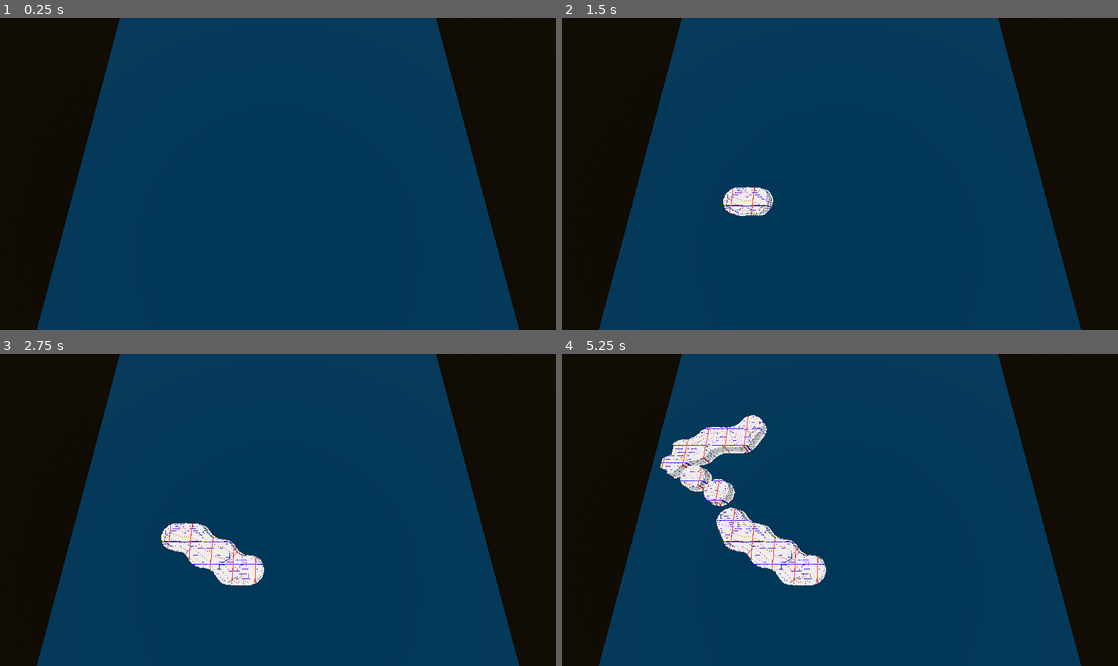
Above: before the commit, frames 1-4 (two rows, left to right).
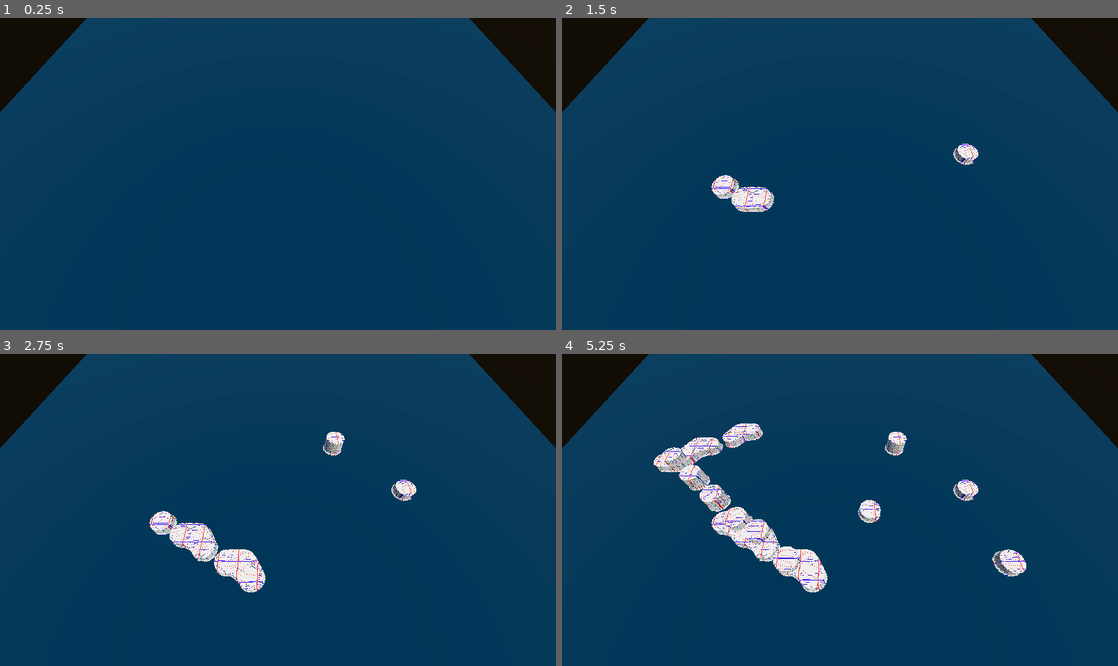
Above: after the commit, the same moments.

Repository: Pro1d/Reckless-Wings
Game: Godot game, scene res://scenes/world/TileMap3D.tscn
The game is run twice, just before and just after one commit, with the same random seed, the same clock (stepped at 60 frames per second) and the same inputs. This scene is started directly instead of the project's main scene.
Inputs (mouse positions are in pixels of both pictures, inside the frame that each line leads up to):
- Up to frame 1 (0.25 s): no input
- Up to frame 2 (1.5 s): tap Enter at 0.5 s; move the mouse to (962, 158) at 0.52 s; tap Right (aileron+) at 0.6 s; click (962, 158) at 0.67 s; tap Backspace (restart) at 1.25 s; drag from (728, 189) to (812, 236) at 1.27 s
- Up to frame 3 (2.75 s): tap Backspace (restart) at 2 s; move the mouse to (333, 441) at 2.02 s; tap 2 (camera_center) at 2.1 s; click (333, 441) at 2.17 s
- Up to frame 4 (5.25 s): tap Backspace (restart) at 2.75, 3.5, 4.25 s; drag from (812, 572) to (673, 463) at 2.77 s; move the mouse to (1006, 556) at 3.52 s; hold Escape (back) 3.53-4.25 s; tap 1 (camera_up) at 3.6 s; click (1006, 556) at 3.67 s; drag from (673, 463) to (756, 432) at 4.27 s; move the mouse to (867, 510) at 5.02 s; hold Escape (back) from 5.03 s (still down); tap Down (elevator-) at 5.1 s; click (867, 510) at 5.17 s

The runs differ from the first frame. In frame 1, 23% of the frame differs, in the area x 0-100%, y 0-100%; in frame 2, 24%; in frame 3, 25%; in frame 4, 28%.

Commit message:
mulitple height layer tile map

Diff:
--- a/map_tiles/hexa_tiles/000000.tscn
+++ b/map_tiles/hexa_tiles/000000.tscn
@@ -1,10 +1,12 @@
-[gd_scene load_steps=4 format=3 uid="uid://b6fdge4kpeuah"]
+[gd_scene load_steps=5 format=3 uid="uid://b6fdge4kpeuah"]
 
+[ext_resource type="Script" path="res://map_tiles/hexa_tiles/hexa_tile.gd" id="1_6d1ds"]
 [ext_resource type="ArrayMesh" uid="uid://cbsq0hmw23s78" path="res://map_tiles/hexa_parts/top_006.res" id="1_x7wuh"]
 [ext_resource type="ArrayMesh" uid="uid://bxu44onw255vc" path="res://map_tiles/hexa_parts/ground_006.res" id="2_dc8xt"]
 [ext_resource type="ArrayMesh" uid="uid://j8xqe80bvlgi" path="res://map_tiles/hexa_parts/cliff_006.res" id="3_2wurd"]
 
 [node name="000000" type="Node3D"]
+script = ExtResource("1_6d1ds")
 
 [node name="MeshTop" type="MeshInstance3D" parent="."]
 mesh = ExtResource("1_x7wuh")
--- a/map_tiles/hexa_tiles/000001.tscn
+++ b/map_tiles/hexa_tiles/000001.tscn
@@ -1,10 +1,12 @@
-[gd_scene load_steps=4 format=3 uid="uid://bwvuuekdxfdgq"]
+[gd_scene load_steps=5 format=3 uid="uid://bwvuuekdxfdgq"]
 
+[ext_resource type="Script" path="res://map_tiles/hexa_tiles/hexa_tile.gd" id="1_cho6j"]
 [ext_resource type="ArrayMesh" uid="uid://drtidiyyrtjsv" path="res://map_tiles/hexa_parts/top_005.res" id="1_etc83"]
 [ext_resource type="ArrayMesh" uid="uid://c7vyqljjan6rm" path="res://map_tiles/hexa_parts/ground_005.res" id="2_w6bo7"]
 [ext_resource type="ArrayMesh" uid="uid://blxr1b7k34tu2" path="res://map_tiles/hexa_parts/cliff_005.res" id="3_dql5r"]
 
 [node name="000001" type="Node3D"]
+script = ExtResource("1_cho6j")
 
 [node name="Top005" type="MeshInstance3D" parent="."]
 transform = Transform3D(0.5, 0, 0.866025, 0, 1, 0, -0.866025, 0, 0.5, 0, 0, 0)
--- a/map_tiles/hexa_tiles/001001.tscn
+++ b/map_tiles/hexa_tiles/001001.tscn
@@ -1,10 +1,12 @@
-[gd_scene load_steps=4 format=3 uid="uid://7ejemly2yphu"]
+[gd_scene load_steps=5 format=3 uid="uid://7ejemly2yphu"]
 
+[ext_resource type="Script" path="res://map_tiles/hexa_tiles/hexa_tile.gd" id="1_rgtvl"]
 [ext_resource type="ArrayMesh" uid="uid://cdteo4utga1vl" path="res://map_tiles/hexa_parts/top_002.res" id="1_xtbuf"]
 [ext_resource type="ArrayMesh" uid="uid://dnt1regtgjmh5" path="res://map_tiles/hexa_parts/ground_002.res" id="2_jyec3"]
 [ext_resource type="ArrayMesh" uid="uid://cuw2qi2l712no" path="res://map_tiles/hexa_parts/cliff_002.res" id="3_r5l00"]
 
 [node name="001001" type="Node3D"]
+script = ExtResource("1_rgtvl")
 
 [node name="Top002" type="MeshInstance3D" parent="."]
 transform = Transform3D(0.5, 0, 0.866025, 0, 1, 0, -0.866025, 0, 0.5, 0, 0, 0)
--- a/map_tiles/hexa_tiles/010001.tscn
+++ b/map_tiles/hexa_tiles/010001.tscn
@@ -1,6 +1,7 @@
-[gd_scene load_steps=7 format=3 uid="uid://1446ivu6opq4"]
+[gd_scene load_steps=8 format=3 uid="uid://1446ivu6opq4"]
 
 [ext_resource type="ArrayMesh" uid="uid://ty2dtybacgl6" path="res://map_tiles/hexa_parts/cliff_001.res" id="1_v2er0"]
+[ext_resource type="Script" path="res://map_tiles/hexa_tiles/hexa_tile.gd" id="1_x511l"]
 [ext_resource type="ArrayMesh" uid="uid://cs4de4hkhg23y" path="res://map_tiles/hexa_parts/ground_001.res" id="2_06fgt"]
 [ext_resource type="ArrayMesh" uid="uid://c0ff3m0tx2ydv" path="res://map_tiles/hexa_parts/top_001.res" id="3_4jfwg"]
 [ext_resource type="ArrayMesh" uid="uid://c4t7edb2gkpa0" path="res://map_tiles/hexa_parts/cliff_003.res" id="4_18wgo"]
@@ -8,6 +9,7 @@
 [ext_resource type="ArrayMesh" uid="uid://wdme4svtsbri" path="res://map_tiles/hexa_parts/top_003.res" id="6_jr5u0"]
 
 [node name="010001" type="Node3D"]
+script = ExtResource("1_x511l")
 
 [node name="Cliff001" type="MeshInstance3D" parent="."]
 transform = Transform3D(0.5, 0, -0.866026, 0, 1, 0, 0.866026, 0, 0.5, 0, 0, 0)
--- a/map_tiles/hexa_tiles/010101.tscn
+++ b/map_tiles/hexa_tiles/010101.tscn
@@ -1,10 +1,12 @@
-[gd_scene load_steps=4 format=3 uid="uid://x2psjnrt1uww"]
+[gd_scene load_steps=5 format=3 uid="uid://x2psjnrt1uww"]
 
+[ext_resource type="Script" path="res://map_tiles/hexa_tiles/hexa_tile.gd" id="1_ehggk"]
 [ext_resource type="ArrayMesh" uid="uid://ty2dtybacgl6" path="res://map_tiles/hexa_parts/cliff_001.res" id="1_hc4sx"]
 [ext_resource type="ArrayMesh" uid="uid://cs4de4hkhg23y" path="res://map_tiles/hexa_parts/ground_001.res" id="2_1o4to"]
 [ext_resource type="ArrayMesh" uid="uid://c0ff3m0tx2ydv" path="res://map_tiles/hexa_parts/top_001.res" id="3_rsxhh"]
 
 [node name="010101" type="Node3D"]
+script = ExtResource("1_ehggk")
 
 [node name="Cliff001" type="MeshInstance3D" parent="."]
 transform = Transform3D(0.5, 0, -0.866026, 0, 1, 0, 0.866025, 0, 0.5, 0, 0, 0)
--- a/map_tiles/hexa_tiles/100001.tscn
+++ b/map_tiles/hexa_tiles/100001.tscn
@@ -1,10 +1,12 @@
-[gd_scene load_steps=4 format=3 uid="uid://w8tpga281sr7"]
+[gd_scene load_steps=5 format=3 uid="uid://w8tpga281sr7"]
 
 [ext_resource type="ArrayMesh" uid="uid://jxsfecdi2qqu" path="res://map_tiles/hexa_parts/cliff_004.res" id="1_0wy6k"]
+[ext_resource type="Script" path="res://map_tiles/hexa_tiles/hexa_tile.gd" id="1_8o1nm"]
 [ext_resource type="ArrayMesh" uid="uid://ca48vxlmgfwbp" path="res://map_tiles/hexa_parts/ground_004.res" id="2_c62ce"]
 [ext_resource type="ArrayMesh" uid="uid://dmt0jp5wrbiec" path="res://map_tiles/hexa_parts/top_004.res" id="3_imy4s"]
 
 [node name="100001" type="Node3D"]
+script = ExtResource("1_8o1nm")
 
 [node name="Cliff004" type="MeshInstance3D" parent="."]
 transform = Transform3D(0.500428, 0, 0.865778, 0, 1, 0, -0.865778, 0, 0.500428, 0, 0, 0)
--- a/map_tiles/hexa_tiles/100101.tscn
+++ b/map_tiles/hexa_tiles/100101.tscn
@@ -1,5 +1,6 @@
-[gd_scene load_steps=7 format=3 uid="uid://sw31w6jlefuj"]
+[gd_scene load_steps=8 format=3 uid="uid://sw31w6jlefuj"]
 
+[ext_resource type="Script" path="res://map_tiles/hexa_tiles/hexa_tile.gd" id="1_2afvx"]
 [ext_resource type="ArrayMesh" uid="uid://ty2dtybacgl6" path="res://map_tiles/hexa_parts/cliff_001.res" id="1_wiano"]
 [ext_resource type="ArrayMesh" uid="uid://cs4de4hkhg23y" path="res://map_tiles/hexa_parts/ground_001.res" id="2_ittln"]
 [ext_resource type="ArrayMesh" uid="uid://c0ff3m0tx2ydv" path="res://map_tiles/hexa_parts/top_001.res" id="3_rkuef"]
@@ -8,6 +9,7 @@
 [ext_resource type="ArrayMesh" uid="uid://cdteo4utga1vl" path="res://map_tiles/hexa_parts/top_002.res" id="6_wl7f2"]
 
 [node name="100101" type="Node3D"]
+script = ExtResource("1_2afvx")
 
 [node name="Cliff001" type="MeshInstance3D" parent="."]
 transform = Transform3D(0.5, 0, 0.866025, 0, 1, 0, -0.866026, 0, 0.5, 0, 0, 0)
--- a/map_tiles/hexa_tiles/101001.tscn
+++ b/map_tiles/hexa_tiles/101001.tscn
@@ -1,6 +1,7 @@
-[gd_scene load_steps=7 format=3 uid="uid://tu11b1tx2bf8"]
+[gd_scene load_steps=8 format=3 uid="uid://tu11b1tx2bf8"]
 
 [ext_resource type="ArrayMesh" uid="uid://ty2dtybacgl6" path="res://map_tiles/hexa_parts/cliff_001.res" id="1_5p7ek"]
+[ext_resource type="Script" path="res://map_tiles/hexa_tiles/hexa_tile.gd" id="1_j1t8p"]
 [ext_resource type="ArrayMesh" uid="uid://cs4de4hkhg23y" path="res://map_tiles/hexa_parts/ground_001.res" id="2_yf8tg"]
 [ext_resource type="ArrayMesh" uid="uid://c0ff3m0tx2ydv" path="res://map_tiles/hexa_parts/top_001.res" id="3_jqa4a"]
 [ext_resource type="ArrayMesh" uid="uid://cuw2qi2l712no" path="res://map_tiles/hexa_parts/cliff_002.res" id="4_2uh1t"]
@@ -8,6 +9,7 @@
 [ext_resource type="ArrayMesh" uid="uid://cdteo4utga1vl" path="res://map_tiles/hexa_parts/top_002.res" id="6_321nu"]
 
 [node name="100101" type="Node3D"]
+script = ExtResource("1_j1t8p")
 
 [node name="Cliff001" type="MeshInstance3D" parent="."]
 transform = Transform3D(-0.5, 0, -0.866026, 0, 1, 0, 0.866026, 0, -0.5, 0, 0, 0)
--- a/map_tiles/hexa_tiles/101101.tscn
+++ b/map_tiles/hexa_tiles/101101.tscn
@@ -1,10 +1,12 @@
-[gd_scene load_steps=4 format=3 uid="uid://b67epgcrlk2pp"]
+[gd_scene load_steps=5 format=3 uid="uid://b67epgcrlk2pp"]
 
+[ext_resource type="Script" path="res://map_tiles/hexa_tiles/hexa_tile.gd" id="1_r7xda"]
 [ext_resource type="ArrayMesh" uid="uid://ty2dtybacgl6" path="res://map_tiles/hexa_parts/cliff_001.res" id="1_spb5d"]
 [ext_resource type="ArrayMesh" uid="uid://cs4de4hkhg23y" path="res://map_tiles/hexa_parts/ground_001.res" id="2_witbq"]
 [ext_resource type="ArrayMesh" uid="uid://c0ff3m0tx2ydv" path="res://map_tiles/hexa_parts/top_001.res" id="3_pidqw"]
 
 [node name="100101" type="Node3D"]
+script = ExtResource("1_r7xda")
 
 [node name="Cliff001" type="MeshInstance3D" parent="."]
 transform = Transform3D(-0.5, 0, -0.866026, 0, 1, 0, 0.866026, 0, -0.5, 0, 0, 0)
--- a/map_tiles/hexa_tiles/110001.tscn
+++ b/map_tiles/hexa_tiles/110001.tscn
@@ -1,10 +1,12 @@
-[gd_scene load_steps=4 format=3 uid="uid://4firfm0p6rga"]
+[gd_scene load_steps=5 format=3 uid="uid://4firfm0p6rga"]
 
+[ext_resource type="Script" path="res://map_tiles/hexa_tiles/hexa_tile.gd" id="1_gfynh"]
 [ext_resource type="ArrayMesh" uid="uid://c4t7edb2gkpa0" path="res://map_tiles/hexa_parts/cliff_003.res" id="4_81ec8"]
 [ext_resource type="ArrayMesh" uid="uid://dcbb2c0le82m" path="res://map_tiles/hexa_parts/ground_003.res" id="5_hin2d"]
 [ext_resource type="ArrayMesh" uid="uid://wdme4svtsbri" path="res://map_tiles/hexa_parts/top_003.res" id="6_vfm7s"]
 
 [node name="010001" type="Node3D"]
+script = ExtResource("1_gfynh")
 
 [node name="Cliff003" type="MeshInstance3D" parent="."]
 transform = Transform3D(0.5, 0, 0.866026, 0, 1, 0, -0.866026, 0, 0.5, 0, 0, 0)
--- a/map_tiles/hexa_tiles/110101.tscn
+++ b/map_tiles/hexa_tiles/110101.tscn
@@ -1,10 +1,12 @@
-[gd_scene load_steps=4 format=3 uid="uid://b6foxlr23omf3"]
+[gd_scene load_steps=5 format=3 uid="uid://b6foxlr23omf3"]
 
 [ext_resource type="ArrayMesh" uid="uid://ty2dtybacgl6" path="res://map_tiles/hexa_parts/cliff_001.res" id="1_34kbl"]
+[ext_resource type="Script" path="res://map_tiles/hexa_tiles/hexa_tile.gd" id="1_cwn8k"]
 [ext_resource type="ArrayMesh" uid="uid://cs4de4hkhg23y" path="res://map_tiles/hexa_parts/ground_001.res" id="2_anxq7"]
 [ext_resource type="ArrayMesh" uid="uid://c0ff3m0tx2ydv" path="res://map_tiles/hexa_parts/top_001.res" id="3_w2opi"]
 
 [node name="010101" type="Node3D"]
+script = ExtResource("1_cwn8k")
 
 [node name="Cliff002" type="MeshInstance3D" parent="."]
 transform = Transform3D(0.5, 0, 0.866025, 0, 1, 0, -0.866026, 0, 0.5, 0, 0, 0)
--- a/map_tiles/hexa_tiles/111001.tscn
+++ b/map_tiles/hexa_tiles/111001.tscn
@@ -1,10 +1,12 @@
-[gd_scene load_steps=4 format=3 uid="uid://j5g66idd6e3m"]
+[gd_scene load_steps=5 format=3 uid="uid://j5g66idd6e3m"]
 
+[ext_resource type="Script" path="res://map_tiles/hexa_tiles/hexa_tile.gd" id="1_bt4y2"]
 [ext_resource type="ArrayMesh" uid="uid://cdteo4utga1vl" path="res://map_tiles/hexa_parts/top_002.res" id="1_tudma"]
 [ext_resource type="ArrayMesh" uid="uid://dnt1regtgjmh5" path="res://map_tiles/hexa_parts/ground_002.res" id="2_rehot"]
 [ext_resource type="ArrayMesh" uid="uid://cuw2qi2l712no" path="res://map_tiles/hexa_parts/cliff_002.res" id="3_xm3jn"]
 
 [node name="001001" type="Node3D"]
+script = ExtResource("1_bt4y2")
 
 [node name="Top002" type="MeshInstance3D" parent="."]
 transform = Transform3D(0.5, 0, 0.866025, 0, 1, 0, -0.866025, 0, 0.5, 0, 0, 0)
--- a/map_tiles/hexa_tiles/111101.tscn
+++ b/map_tiles/hexa_tiles/111101.tscn
@@ -1,10 +1,12 @@
-[gd_scene load_steps=4 format=3 uid="uid://c4kwcw61ut06l"]
+[gd_scene load_steps=5 format=3 uid="uid://c4kwcw61ut06l"]
 
 [ext_resource type="ArrayMesh" uid="uid://ty2dtybacgl6" path="res://map_tiles/hexa_parts/cliff_001.res" id="1_fehfh"]
+[ext_resource type="Script" path="res://map_tiles/hexa_tiles/hexa_tile.gd" id="1_t0avc"]
 [ext_resource type="ArrayMesh" uid="uid://cs4de4hkhg23y" path="res://map_tiles/hexa_parts/ground_001.res" id="2_v20q4"]
 [ext_resource type="ArrayMesh" uid="uid://c0ff3m0tx2ydv" path="res://map_tiles/hexa_parts/top_001.res" id="3_1nsly"]
 
 [node name="010001" type="Node3D"]
+script = ExtResource("1_t0avc")
 
 [node name="Cliff001" type="MeshInstance3D" parent="."]
 transform = Transform3D(0.5, 0, 0.866026, 0, 1, 0, -0.866026, 0, 0.5, 0, 0, 0)
--- a/map_tiles/hexa_tiles/111111.tscn
+++ b/map_tiles/hexa_tiles/111111.tscn
@@ -1,3 +1,6 @@
-[gd_scene format=3 uid="uid://qpe1ac8ojefm"]
+[gd_scene load_steps=2 format=3 uid="uid://qpe1ac8ojefm"]
+
+[ext_resource type="Script" path="res://map_tiles/hexa_tiles/hexa_tile.gd" id="1_lj2vp"]
 
 [node name="111111" type="Node3D"]
+script = ExtResource("1_lj2vp")
--- a/map_tiles/hexa_tiles/full.tscn
+++ b/map_tiles/hexa_tiles/full.tscn
@@ -1,8 +1,10 @@
-[gd_scene load_steps=2 format=3 uid="uid://cdksdm8a5l8rj"]
+[gd_scene load_steps=3 format=3 uid="uid://cdksdm8a5l8rj"]
 
 [ext_resource type="ArrayMesh" uid="uid://bn77tf15rmpy0" path="res://map_tiles/hexa_parts/top_007.res" id="1_bhc1y"]
+[ext_resource type="Script" path="res://map_tiles/hexa_tiles/hexa_tile.gd" id="1_lrv8r"]
 
 [node name="111111" type="Node3D"]
+script = ExtResource("1_lrv8r")
 
 [node name="Top007" type="MeshInstance3D" parent="."]
 mesh = ExtResource("1_bhc1y")
--- /dev/null
+++ b/map_tiles/hexa_tiles/hexa_tile.gd
@@ -0,0 +1,25 @@
+class_name HexaTile
+extends Node3D
+
+var ground_enabled := true :
+	set(ge):
+		ground_enabled = ge
+		_update_ground()
+
+func _ready() -> void:
+	_update_ground()
+	for c: MeshInstance3D in get_children():
+		if c == null:
+			continue
+		c.set_surface_override_material(0, preload("res://resources/triplanar_grid.material"))
+
+func create_trimesh_collision() -> void:
+	for c: MeshInstance3D in get_children():
+		if c == null:
+			continue
+		c.create_trimesh_collision() # FIXME method is intended for debug only
+
+func _update_ground() -> void:
+	for c in get_children():
+		if c.name.begins_with("Ground") and c is Node3D:
+			(c as Node3D).visible = ground_enabled
--- a/scenes/world/TileMap3D.tscn
+++ b/scenes/world/TileMap3D.tscn
@@ -7,7 +7,7 @@
 script = ExtResource("2_hr51e")
 
 [sub_resource type="PlaneMesh" id="PlaneMesh_wni4g"]
-size = Vector2(40, 40)
+size = Vector2(80, 80)
 
 [sub_resource type="StandardMaterial3D" id="StandardMaterial3D_0g2rx"]
 albedo_color = Color(8.42288e-08, 0.190065, 0.275633, 1)
@@ -19,7 +19,7 @@
 tiles = SubResource("Resource_gwvqr")
 
 [node name="Camera3D" type="Camera3D" parent="."]
-transform = Transform3D(1, 0, 0, 0, 0.262189, 0.965016, 0, -0.965016, 0.262189, 0, 19.71, 10.07)
+transform = Transform3D(1, 0, 0, 0, 0.487859, 0.872922, 0, -0.872922, 0.487859, 0, 21.27, 17.46)
 current = true
 
 [node name="Tiles" type="Node3D" parent="."]
--- a/scripts/world/TileMap3D.gd
+++ b/scripts/world/TileMap3D.gd
@@ -1,5 +1,8 @@
 class_name TileMap3D
 extends Node3D
+
+
+const TILE_HEIGHT := 1.0
 
 class MeshTile:
 	var mesh_resource: Mesh
@@ -24,7 +27,7 @@
 	0b111111: preload("res://map_tiles/hexa_tiles/111111.tscn"),
 	-1: preload("res://map_tiles/hexa_tiles/full.tscn"),
 }
-var anim := 0.0
+var _edit_height := 1
 
 # Called when the node enters the scene tree for the first time.
 func _ready() -> void:
@@ -37,23 +40,35 @@
 		$Tiles.remove_child(c)
 		c.queue_free()
 	for chunk: TileMap3DData.Chunk in tiles.chunks.values():
-		for x in range(chunk.origin.x, chunk.origin.x + TileMap3DData.Chunk.SIZE.x):
-			for y in range(chunk.origin.y, chunk.origin.y + TileMap3DData.Chunk.SIZE.y):
-				var ett := tiles.extended_tile_type(Vector2i(x, y))
-				var res : PackedScene
-				res = meshes[ett.neighbors if ett.hole else -1]
-				var tile := res.instantiate() as Node3D
-				tile.rotation = PI / 3 * ett.rotation * Vector3.UP
-				tile.position = Vector3(
-					cos(PI / 6) * (2 * x + (y & 1)),
-					0,
-					y * (1 + cos(PI / 3))
-				)
-				for c: MeshInstance3D in tile.get_children():
-					if c == null:
-						continue
-					c.set_surface_override_material(0, preload("res://resources/triplanar_grid.material"))
-				$Tiles.add_child(tile)
+		for x in range(chunk.origin.x - 1, chunk.origin.x + TileMap3DData.Chunk.SIZE.x + 1):
+			for y in range(chunk.origin.y - 1, chunk.origin.y + TileMap3DData.Chunk.SIZE.y + 1):
+				for z in range(5):
+					var i := Vector3i(x, y, z)
+					var ck := tiles.get_chunk(i)
+					if not (ck == null or ck == chunk):
+						continue # skip border tile belonging to an other chunk
+					var ett := tiles.extended_tile_type(i)
+					if ett.is_empty():
+						continue # skip empty tile
+					var res : PackedScene
+					res = meshes[ett.neighbors if ett.hole else -1]
+					var tile := res.instantiate() as HexaTile
+					tile.ground_enabled = (z == 0)
+					tile.rotation = PI / 3 * ett.rotation * Vector3.UP
+					tile.position = Vector3(
+						cos(PI / 6) * (2 * x + (y & 1)),
+						z * TILE_HEIGHT,
+						y * (1 + cos(PI / 3))
+					)
+					$Tiles.add_child(tile)
+
+func _unhandled_input(event: InputEvent) -> void:
+	var ke := event as InputEventKey
+	if ke != null:
+		var key_name := ke.as_text_physical_keycode()
+		if key_name.is_valid_int():
+			_edit_height = key_name.to_int()
+			($SeaLevelPlane as Node3D).position.y = (_edit_height - 1) * TILE_HEIGHT
 
 func _on_plane_input_event(
 	_camera: Node3D,
@@ -63,12 +78,13 @@
 	_shape_idx: int
 ) -> void:
 	event_position = ($Tiles as Node3D).to_local(event_position)
-	var mm := event as InputEventMouseMotion
+	var mm := event as InputEventMouse
 	if mm != null:
 		var index := tiles.position_to_index(event_position)
-		if mm.button_mask == MOUSE_BUTTON_MASK_LEFT:
-			tiles.set_hole(index, false)
+		#var i3 := Vector3i(index.x, index.y, _edit_height)
+		var hole := mm.button_mask == MOUSE_BUTTON_MASK_RIGHT
+		var full := mm.button_mask == MOUSE_BUTTON_MASK_LEFT
+		if hole or full:
+			for z in range(5):
+				tiles.set_hole(Vector3i(index.x, index.y, z), hole or z >= _edit_height)
 			_rebuild()
-		if mm.button_mask == MOUSE_BUTTON_MASK_RIGHT:
-			tiles.set_hole(index, true)
-			_rebuild()
--- a/scripts/world/TileMap3DData.gd
+++ b/scripts/world/TileMap3DData.gd
@@ -6,10 +6,13 @@
 	var rotation: int
 	var neighbors: int
 
+	func is_empty() -> bool:
+		return neighbors == 0b111111
+
 class Chunk:
 	const SIZE := Vector2i(10, 10)
-	static func get_chunk_origin(i: Vector2i) -> Vector2i:
-		return (i - SIZE / 2).snapped(SIZE)
+	static func get_chunk_origin(i: Vector3i) -> Vector2i:
+		return (Vector2i(i.x, i.y) - SIZE / 2).snapped(SIZE)
 
 	var data := PackedInt32Array()
 	var origin := Vector2i.ZERO
@@ -19,21 +22,21 @@
 		data.resize(SIZE.x * SIZE.y)
 		data.fill(0)
 
-	func is_inside(i: Vector2i) -> bool:
-		var irel := i - origin
+	func is_inside(i: Vector3i) -> bool:
+		var irel := Vector2i(i.x, i.y) - origin
 		return (0 <= irel.x and irel.x < SIZE.x and
 				0 <= irel.y and irel.y < SIZE.y)
 
-	func data_at(i: Vector2i) -> bool:
-		var irel := i - origin
-		return (data[irel.x + irel.y * SIZE.x] & 1) != 0
+	func data_at(i: Vector3i) -> bool:
+		var irel := Vector2i(i.x, i.y) - origin
+		return ((data[irel.x + irel.y * SIZE.x] >> i.z) & 1) != 0
 
-	func set_data_at(i: Vector2i, d: bool) -> void:
-		var irel := i - origin
+	func set_data_at(i: Vector3i, d: bool) -> void:
+		var irel := Vector2i(i.x, i.y) - origin
 		if d:
-			data[irel.x + irel.y * SIZE.x] |= 1
+			data[irel.x + irel.y * SIZE.x] |= 1 << i.z
 		else:
-			data[irel.x + irel.y * SIZE.x] &= ~0b1
+			data[irel.x + irel.y * SIZE.x] &= ~(1 << i.z)
 
 # 0: fill (land), 1: hole (canyon, cliff, sea)
 
@@ -43,9 +46,9 @@
 # 3:  |0|1|2|3|
 
 var chunks : Dictionary  # chunks by origin
-func get_chunk(i: Vector2i) -> Chunk: # null if not existing
+func get_chunk(i: Vector3i) -> Chunk: # null if not existing
 	return chunks.get(Chunk.get_chunk_origin(i), null) as Chunk
-func make_chunk(i: Vector2i) -> Chunk:
+func make_chunk(i: Vector3i) -> Chunk:
 	var o := Chunk.get_chunk_origin(i)
 	var c := Chunk.new(o)
 	chunks[o] = c
@@ -59,40 +62,40 @@
 		floori((x / cos(PI / 6) - (iy & 1)) / 2 + .5), iy
 	)
 
-func data_at(i: Vector2i) -> bool:
+func data_at(i: Vector3i) -> bool:
 	var c := get_chunk(i)
 	return c != null and c.data_at(i)
 
-func set_data_at(i: Vector2i, d: bool) -> void:
+func set_data_at(i: Vector3i, d: bool) -> void:
 	var c := get_chunk(i)
 	if c == null:
 		c = make_chunk(i)
 	c.set_data_at(i, d)
 
-func is_hole(i: Vector2i) -> bool:
+func is_hole(i: Vector3i) -> bool:
 	return not data_at(i)
 
-func set_hole(i: Vector2i, hole: bool) -> void:
+func set_hole(i: Vector3i, hole: bool) -> void:
 	set_data_at(i, not hole)
 
-func left(i: Vector2i) -> Vector2i:
-	return Vector2i(i.x - 1, i.y)
-func right(i: Vector2i) -> Vector2i:
-	return Vector2i(i.x + 1, i.y)
-func up_left(i: Vector2i) -> Vector2i:
+func left(i: Vector3i) -> Vector3i:
+	return Vector3(i.x - 1, i.y, i.z)
+func right(i: Vector3i) -> Vector3i:
+	return Vector3i(i.x + 1, i.y, i.z)
+func up_left(i: Vector3i) -> Vector3i:
 	var odd_y := i.y & 1
-	return Vector2i(i.x - 1 + odd_y, i.y - 1)
-func up_right(i: Vector2i) -> Vector2i:
+	return Vector3i(i.x - 1 + odd_y, i.y - 1, i.z)
+func up_right(i: Vector3i) -> Vector3i:
 	var odd_y := i.y & 1
-	return Vector2i(i.x + odd_y, i.y - 1)
-func down_left(i: Vector2i) -> Vector2i:
+	return Vector3i(i.x + odd_y, i.y - 1, i.z)
+func down_left(i: Vector3i) -> Vector3i:
 	var odd_y := i.y & 1
-	return Vector2i(i.x  - 1 + odd_y, i.y + 1)
-func down_right(i: Vector2i) -> Vector2i:
+	return Vector3i(i.x  - 1 + odd_y, i.y + 1, i.z)
+func down_right(i: Vector3i) -> Vector3i:
 	var odd_y := i.y & 1
-	return Vector2i(i.x + odd_y, i.y + 1)
+	return Vector3i(i.x + odd_y, i.y + 1, i.z)
 
-func neighbors(i: Vector2i) -> int:
+func neighbors(i: Vector3i) -> int:
 	return (
 		int(is_hole(right(i))) << 0
 		| int(is_hole(up_right(i))) << 1
@@ -102,7 +105,7 @@
 		| int(is_hole(down_right(i))) << 5
 	)
 
-func extended_tile_type(i: Vector2i) -> ExtendedTileType:
+func extended_tile_type(i: Vector3i) -> ExtendedTileType:
 	var n := neighbors(i)
 	var etd := ExtendedTileType.new()
 	etd.neighbors = 0
